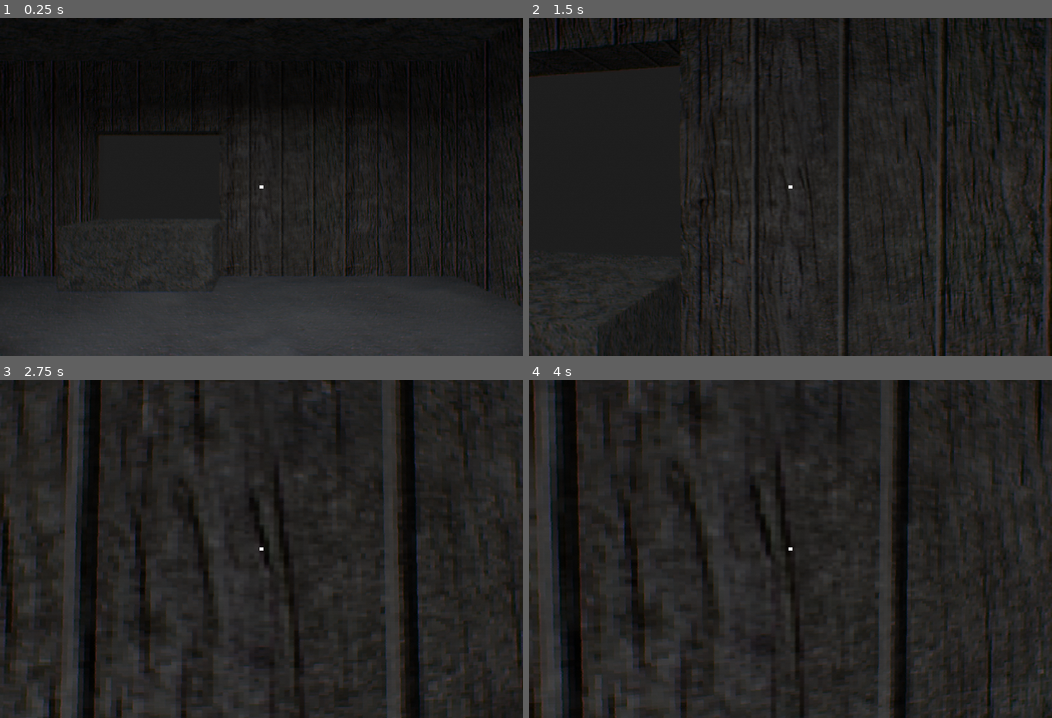
Above: before the commit, frames 1-4 (two rows, left to right).
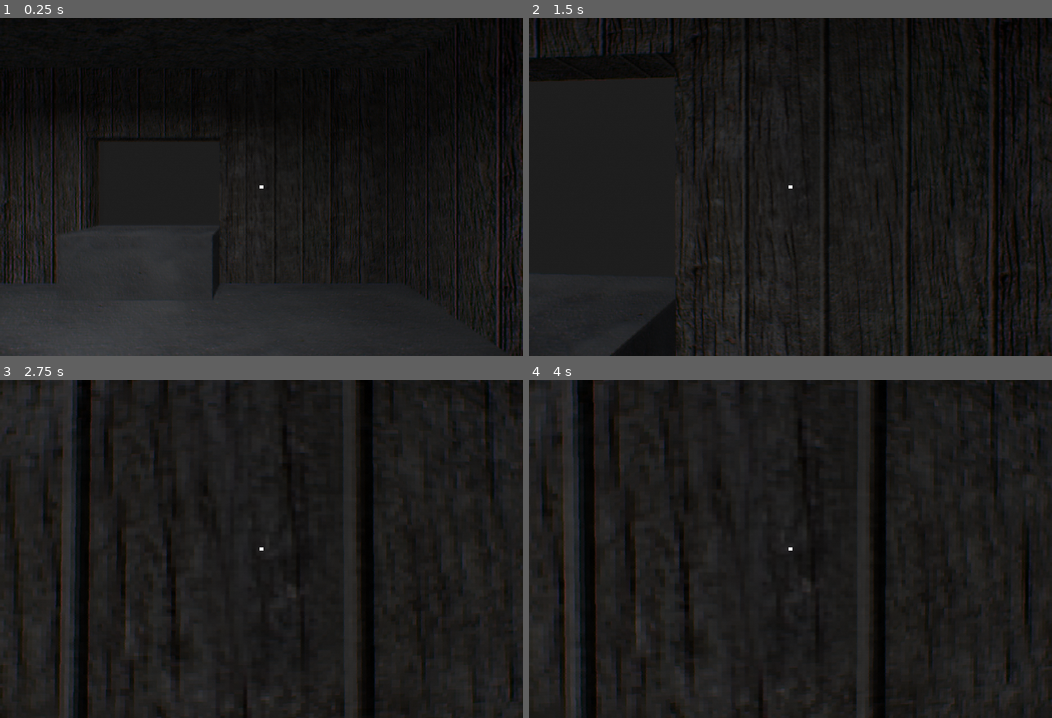
Above: after the commit, the same moments.

Repository: derukaeru/identity
Game: Godot game, scene res://src/scenes/main/main.tscn
Same seed, same stepped clock (60 frames per second), same inputs: the game is played once before the commit and once after it.
Inputs (mouse positions are in pixels of both pictures, inside the frame that each line leads up to):
- Up to frame 1 (0.25 s): no input
- Up to frame 2 (1.5 s): tap Enter at 0.5 s; move the mouse to (816, 187) at 0.52 s; hold W (forward) from 0.53 s (still down); tap Alt at 0.6 s; move the mouse to (764, 187) at 1.27 s; tap Shift at 1.35 s
- Up to frame 3 (2.75 s): keep holding W (forward); move the mouse to (271, 542) at 2.02 s; tap Alt at 2.1 s
- Up to frame 4 (4 s): keep holding W (forward); tap Space at 2.75 s; move the mouse to (785, 555) at 2.77 s; tap Shift at 2.85 s; tap Enter at 3.5 s; move the mouse to (827, 552) at 3.52 s; tap Alt at 3.6 s

The runs differ from the first frame. In frame 1, 7.8% of the frame differs, in the area x 0-100%, y 0-100%; in frame 2, 16%; in frame 3, 17%; in frame 4, 19%.

Commit message:
feat: added door and seperated inspection booth to house

Diff:
--- a/project.godot
+++ b/project.godot
@@ -22,6 +22,10 @@
 Registry="*uid://bwobdfaseiry3"
 SceneChanger="*uid://b5iibn8hh0lk4"
 Util="*uid://dr2t418jktv0w"
+
+[debug]
+
+gdscript/warnings/unused_signal=0
 
 [display]
 
--- a/src/scenes/entities/player.gd
+++ b/src/scenes/entities/player.gd
@@ -7,7 +7,7 @@
 var speed: float = default_speed
 @export var gravity: float = 9.8
 
-var mouse_sensitivity: float = 0.002
+var mouse_sensitivity: float = 0.001
 var can_move: bool = true
 
 var current_interactable: InteractableComponent = null
--- a/src/scenes/entities/player.tscn
+++ b/src/scenes/entities/player.tscn
@@ -3,6 +3,7 @@
 [ext_resource type="Script" uid="uid://bp6njhornue3u" path="res://src/scenes/entities/player.gd" id="1_oidqf"]
 
 [sub_resource type="CapsuleMesh" id="CapsuleMesh_2yfux"]
+height = 2.145
 
 [sub_resource type="CapsuleShape3D" id="CapsuleShape3D_2yfux"]
 
@@ -10,7 +11,7 @@
 script = ExtResource("1_oidqf")
 
 [node name="Camera3D" type="Camera3D" parent="." unique_id=2003043057]
-transform = Transform3D(1, 0, 0, 0, 1, 0, 0, 0, 1, 0, 1.9786937, 0)
+transform = Transform3D(1, 0, 0, 0, 1, 0, 0, 0, 1, 0, 2.1386156, 0)
 
 [node name="RayCast3D" type="RayCast3D" parent="Camera3D" unique_id=1298060264]
 target_position = Vector3(0, 0, -2)
@@ -18,7 +19,7 @@
 collide_with_bodies = false
 
 [node name="MeshInstance3D" type="MeshInstance3D" parent="." unique_id=877058846]
-transform = Transform3D(1, 0, 0, 0, 1, 0, 0, 0, 1, 0, 1, 0)
+transform = Transform3D(1, 0, 0, 0, 1, 0, 0, 0, 1, 0, 1.0721099, 0)
 mesh = SubResource("CapsuleMesh_2yfux")
 
 [node name="CollisionShape3D" type="CollisionShape3D" parent="." unique_id=173642952]
--- a/src/scenes/main/main.tscn
+++ b/src/scenes/main/main.tscn
@@ -1,7 +1,7 @@
 [gd_scene format=3 uid="uid://bapi2aby5ndo"]
 
 [ext_resource type="Script" uid="uid://c1d8lukv7ahaa" path="res://src/scenes/main/main.gd" id="1_hsw67"]
-[ext_resource type="PackedScene" uid="uid://b12gw2hen6oqb" path="res://src/scenes/maps/map.tscn" id="2_45uaa"]
+[ext_resource type="PackedScene" uid="uid://b12gw2hen6oqb" path="res://src/scenes/maps/inspection_booth.tscn" id="2_45uaa"]
 [ext_resource type="PackedScene" uid="uid://c5571amkocx4p" path="res://src/scenes/entities/player.tscn" id="3_vw57g"]
 
 [node name="main" type="Node3D" unique_id=163032758]
--- a/src/scenes/maps/map.tscn
+++ b/src/scenes/maps/inspection_booth.tscn
@@ -1,9 +1,10 @@
 [gd_scene format=3 uid="uid://b12gw2hen6oqb"]
 
-[ext_resource type="Script" uid="uid://dvmo7nqn23o1t" path="res://src/scenes/maps/map.gd" id="1_vqcny"]
+[ext_resource type="Script" uid="uid://dvmo7nqn23o1t" path="res://src/scenes/maps/inspection_booth.gd" id="1_vn5op"]
 [ext_resource type="Texture2D" uid="uid://d2u32cqkhq7qi" path="res://src/assets/sprites/textures/snow 1.png" id="2_vqcny"]
 [ext_resource type="Texture2D" uid="uid://bxty1g2p6e5yk" path="res://src/assets/sprites/textures/planks.png" id="3_61erh"]
 [ext_resource type="Texture2D" uid="uid://dfn1vautd7llp" path="res://src/assets/sprites/textures/stone 1.png" id="3_vwel7"]
+[ext_resource type="PackedScene" uid="uid://c3exg7k1p6mx4" path="res://src/scenes/objects/door.tscn" id="5_2jtgy"]
 
 [sub_resource type="ProceduralSkyMaterial" id="ProceduralSkyMaterial_18i36"]
 sky_horizon_color = Color(0.66224277, 0.6717428, 0.6867428, 1)
@@ -44,12 +45,12 @@
 
 [sub_resource type="StandardMaterial3D" id="StandardMaterial3D_g802v"]
 albedo_texture = ExtResource("3_61erh")
-uv1_scale = Vector3(2.95, 2.95, 2.95)
+uv1_scale = Vector3(2.615, 2.615, 2.615)
 uv1_offset = Vector3(0.05, 0, 0)
 texture_filter = 0
 
 [sub_resource type="BoxMesh" id="BoxMesh_t4a08"]
-size = Vector3(5.392456, 5, 0.4)
+size = Vector3(4.220642, 5, 0.4)
 
 [sub_resource type="StandardMaterial3D" id="StandardMaterial3D_b4x2u"]
 albedo_texture = ExtResource("3_61erh")
@@ -67,10 +68,10 @@
 texture_filter = 0
 
 [sub_resource type="BoxMesh" id="BoxMesh_cx2a6"]
-size = Vector3(3.105542, 1.6, 0.4)
+size = Vector3(3.105542, 1.687207, 0.4)
 
 [sub_resource type="StandardMaterial3D" id="StandardMaterial3D_m521s"]
-albedo_texture = ExtResource("3_vwel7")
+albedo_texture = ExtResource("2_vqcny")
 uv1_scale = Vector3(3.485, 1, 1)
 texture_filter = 0
 
@@ -117,101 +118,105 @@
 size = Vector3(1.6742798, 0.4, 0.4)
 
 [node name="map" type="Node3D" unique_id=307662637]
-script = ExtResource("1_vqcny")
+script = ExtResource("1_vn5op")
 
 [node name="WorldEnvironment" type="WorldEnvironment" parent="." unique_id=1367736121]
 environment = SubResource("Environment_vqcny")
 
-[node name="floor" type="MeshInstance3D" parent="." unique_id=1197963291]
+[node name="floor" type="MeshInstance3D" parent="." unique_id=1668298020]
 transform = Transform3D(1, 0, 0, 0, 1, 0, 0, 0, 1, -0.75704026, 0, -0.8213726)
 material_override = SubResource("StandardMaterial3D_61erh")
 mesh = SubResource("PlaneMesh_t4a08")
 
-[node name="ceiling" type="MeshInstance3D" parent="." unique_id=226273835]
+[node name="ceiling" type="MeshInstance3D" parent="." unique_id=977225580]
 transform = Transform3D(-1, 8.742278e-08, 0, -8.742278e-08, -1, 0, 0, 0, 1, -0.6341686, 4.8876896, -0.8418708)
 material_override = SubResource("StandardMaterial3D_38br4")
 cast_shadow = 2
 mesh = SubResource("PlaneMesh_t4a08")
 
-[node name="collisions" type="StaticBody3D" parent="." unique_id=845952260]
-
-[node name="CollisionShape3D" type="CollisionShape3D" parent="collisions" unique_id=1138911454]
+[node name="collisions" type="StaticBody3D" parent="." unique_id=172140416]
+
+[node name="CollisionShape3D" type="CollisionShape3D" parent="collisions" unique_id=1122514347]
 transform = Transform3D(1, 0, 0, 0, 1, 0, 0, 0, 1, -0.77301025, 0, -0.7668457)
 shape = SubResource("BoxShape3D_2yfux")
 
-[node name="CollisionShape3D2" type="CollisionShape3D" parent="collisions" unique_id=496030789]
+[node name="CollisionShape3D2" type="CollisionShape3D" parent="collisions" unique_id=1409589026]
 transform = Transform3D(1, 0, 0, 0, 1, 0, 0, 0, 1, -0.15002441, 2.207306, -5.61441)
 shape = SubResource("BoxShape3D_la05k")
 debug_color = Color(0, 0, 0, 1)
 
-[node name="CollisionShape3D3" type="CollisionShape3D" parent="collisions" unique_id=737567314]
-transform = Transform3D(1, 0, 0, 0, 1, 0, 0, 0, 1, -0.15002441, 2.207306, 3.9408107)
+[node name="CollisionShape3D3" type="CollisionShape3D" parent="collisions" unique_id=1205074552]
+transform = Transform3D(1, 0, 0, 0, 1, 0, 0, 0, 1, -0.15002441, 2.207306, 2.6693554)
 shape = SubResource("BoxShape3D_la05k")
 debug_color = Color(0, 0, 0, 1)
 
-[node name="CollisionShape3D4" type="CollisionShape3D" parent="collisions" unique_id=871361956]
+[node name="CollisionShape3D4" type="CollisionShape3D" parent="collisions" unique_id=1531158482]
 transform = Transform3D(1, 0, 0, 0, 1, 0, 0, 0, 1, -6.164978, 2.207306, 0.03102827)
 shape = SubResource("BoxShape3D_vqcny")
 debug_color = Color(0, 0, 0, 1)
 
-[node name="CollisionShape3D5" type="CollisionShape3D" parent="collisions" unique_id=2013700501]
-transform = Transform3D(1, 0, 0, 0, 1, 0, 0, 0, 1, 4.5341325, 2.207306, -0.016031265)
+[node name="CollisionShape3D5" type="CollisionShape3D" parent="collisions" unique_id=187470541]
+transform = Transform3D(1, 0, 0, 0, 1, 0, 0, 0, 1, 3.4165058, 2.207306, -0.016031265)
 shape = SubResource("BoxShape3D_vqcny")
 debug_color = Color(0, 0, 0, 1)
 
-[node name="CollisionShape3D6" type="CollisionShape3D" parent="collisions" unique_id=1773617919]
+[node name="CollisionShape3D6" type="CollisionShape3D" parent="collisions" unique_id=1058998085]
 transform = Transform3D(1, 0, 0, 0, 1, 0, 0, 0, 1, -2.4506493, 0.39135742, -4.825271)
 shape = SubResource("BoxShape3D_ifoc3")
 
-[node name="walls" type="Node3D" parent="." unique_id=163948044]
-
-[node name="MeshInstance3D2" type="MeshInstance3D" parent="walls" unique_id=921877239]
-transform = Transform3D(1, 0, 0, 0, 1, 0, 0, 0, 1, 1.7471926, 2.5, -5.1968966)
+[node name="walls" type="Node3D" parent="." unique_id=1322943635]
+
+[node name="MeshInstance3D2" type="MeshInstance3D" parent="walls" unique_id=852706806]
+transform = Transform3D(1, 0, 0, 0, 1, 0, 0, 0, 1, 1.1612856, 2.5, -5.1968966)
 material_override = SubResource("StandardMaterial3D_g802v")
 cast_shadow = 2
 mesh = SubResource("BoxMesh_t4a08")
 
-[node name="MeshInstance3D6" type="MeshInstance3D" parent="walls" unique_id=1688669633]
+[node name="MeshInstance3D6" type="MeshInstance3D" parent="walls" unique_id=1350182107]
 transform = Transform3D(1, 0, 0, 0, 1, 0, 0, 0, 1, -5.0300384, 2.5, -5.193011)
 material_override = SubResource("StandardMaterial3D_b4x2u")
 cast_shadow = 2
 mesh = SubResource("BoxMesh_ifoc3")
 
-[node name="MeshInstance3D7" type="MeshInstance3D" parent="walls" unique_id=1655629365]
-transform = Transform3D(1, 0, 0, 0, 1, 0, 0, 0, 1, -2.495465, 4.1028566, -5.199508)
+[node name="MeshInstance3D7" type="MeshInstance3D" parent="walls" unique_id=494203393]
+transform = Transform3D(1, 0, 0, 0, 1, 0, 0, 0, 1, -2.495465, 4.14646, -5.199508)
 material_override = SubResource("StandardMaterial3D_4vxui")
 cast_shadow = 2
 mesh = SubResource("BoxMesh_cx2a6")
 
-[node name="MeshInstance3D8" type="MeshInstance3D" parent="walls" unique_id=42894026]
+[node name="MeshInstance3D8" type="MeshInstance3D" parent="walls" unique_id=1318046428]
 transform = Transform3D(1, 0, 0, 0, 1, 0, 0, 0, 1, -2.4584394, 0.50057507, -4.8261027)
 material_override = SubResource("StandardMaterial3D_m521s")
 cast_shadow = 2
 mesh = SubResource("BoxMesh_la05k")
 
-[node name="MeshInstance3D3" type="MeshInstance3D" parent="walls" unique_id=1825356835]
-transform = Transform3D(-1, 0, -8.742278e-08, 0, 1, 0, 8.742278e-08, 0, -1, -0.87303686, 2.5, 3.33396)
+[node name="MeshInstance3D3" type="MeshInstance3D" parent="walls" unique_id=1207000334]
+transform = Transform3D(-1, 0, -8.742278e-08, 0, 1, 0, 8.742278e-08, 0, -1, -0.87303686, 2.5, 2.0547442)
 material_override = SubResource("StandardMaterial3D_vwel7")
 cast_shadow = 2
 mesh = SubResource("PlaneMesh_18i36")
 
-[node name="MeshInstance3D4" type="MeshInstance3D" parent="walls" unique_id=1889193619]
-transform = Transform3D(1.3113416e-07, 0, -1, 0, 1, 0, 1, 0, 1.3113416e-07, 4.4027295, 2.5, -0.76057696)
+[node name="MeshInstance3D4" type="MeshInstance3D" parent="walls" unique_id=1176987758]
+transform = Transform3D(1.3113416e-07, 0, -1, 0, 1, 0, 1, 0, 1.3113416e-07, 3.2379503, 2.5, -0.76057696)
 material_override = SubResource("StandardMaterial3D_2jtgy")
 cast_shadow = 2
 mesh = SubResource("PlaneMesh_7ha7p")
 
-[node name="MeshInstance3D5" type="MeshInstance3D" parent="walls" unique_id=557621112]
+[node name="MeshInstance3D5" type="MeshInstance3D" parent="walls" unique_id=1019521334]
 transform = Transform3D(-2.1855693e-07, 0, 1, 0, 1, 0, -1, 0, -2.1855693e-07, -6, 2.5, -0.9484955)
 material_override = SubResource("StandardMaterial3D_fef0c")
 cast_shadow = 2
 mesh = SubResource("PlaneMesh_vqcny")
 
-[node name="SpotLight3D" type="SpotLight3D" parent="." unique_id=794631903]
-transform = Transform3D(1, 0, 0, 0, -4.371139e-08, 1, 0, -1, -4.371139e-08, 0, 4.793444, 0)
+[node name="SpotLight3D" type="SpotLight3D" parent="." unique_id=1936480614]
+transform = Transform3D(1, 0, 0, 0, -4.371139e-08, 1, 0, -1, -4.371139e-08, -2.9462442, 4.793444, 0)
 spot_range = 12.97767
 spot_angle = 80.51251
 
-[node name="MeshInstance3D" type="MeshInstance3D" parent="." unique_id=1725744733]
-transform = Transform3D(1, 0, 0, 0, 1, 0, 0, 0, 1, -0.032330275, 4.9650903, 0)
+[node name="MeshInstance3D" type="MeshInstance3D" parent="." unique_id=687781895]
+transform = Transform3D(1, 0, 0, 0, 1, 0, 0, 0, 1, -2.9785745, 4.9650903, 0)
 mesh = SubResource("BoxMesh_2yfux")
+
+[node name="door" parent="." unique_id=500602545 instance=ExtResource("5_2jtgy")]
+transform = Transform3D(-4.371139e-08, 0, -1, 0, 1, 0, 1, 0, -4.371139e-08, 1.572986, 0, 2.1342854)
+move_to = "house"
--- a/src/scenes/menu/pause_screen.tscn
+++ b/src/scenes/menu/pause_screen.tscn
@@ -1,6 +1,14 @@
 [gd_scene format=3 uid="uid://7jemke30bxqq"]
 
 [ext_resource type="Script" uid="uid://birr0kgvvxe76" path="res://src/scenes/menu/pause_screen.gd" id="1_s4fn5"]
+
+[sub_resource type="StyleBoxEmpty" id="StyleBoxEmpty_nmiht"]
+
+[sub_resource type="StyleBoxEmpty" id="StyleBoxEmpty_w6qdq"]
+
+[sub_resource type="StyleBoxEmpty" id="StyleBoxEmpty_j37yw"]
+
+[sub_resource type="StyleBoxEmpty" id="StyleBoxEmpty_mohlp"]
 
 [sub_resource type="LabelSettings" id="LabelSettings_2yfux"]
 font_size = 64
@@ -41,19 +49,37 @@
 [node name="resume" type="Button" parent="VBoxContainer" unique_id=1698791073]
 layout_mode = 2
 size_flags_vertical = 3
+theme_override_colors/font_pressed_color = Color(0.58, 0, 0.145, 1)
+theme_override_colors/font_hover_color = Color(0.9716428, 0.26034358, 0.35583884, 1)
 theme_override_font_sizes/font_size = 24
+theme_override_styles/normal = SubResource("StyleBoxEmpty_nmiht")
+theme_override_styles/pressed = SubResource("StyleBoxEmpty_w6qdq")
+theme_override_styles/hover = SubResource("StyleBoxEmpty_j37yw")
+theme_override_styles/focus = SubResource("StyleBoxEmpty_mohlp")
 text = "resume"
 
 [node name="settings" type="Button" parent="VBoxContainer" unique_id=640017073]
 layout_mode = 2
 size_flags_vertical = 3
+theme_override_colors/font_pressed_color = Color(0.58, 0, 0.145, 1)
+theme_override_colors/font_hover_color = Color(0.9716428, 0.26034358, 0.35583884, 1)
 theme_override_font_sizes/font_size = 24
+theme_override_styles/normal = SubResource("StyleBoxEmpty_nmiht")
+theme_override_styles/pressed = SubResource("StyleBoxEmpty_w6qdq")
+theme_override_styles/hover = SubResource("StyleBoxEmpty_j37yw")
+theme_override_styles/focus = SubResource("StyleBoxEmpty_mohlp")
 text = "settings"
 
 [node name="exit" type="Button" parent="VBoxContainer" unique_id=1152742921]
 layout_mode = 2
 size_flags_vertical = 3
+theme_override_colors/font_pressed_color = Color(0.58, 0, 0.145, 1)
+theme_override_colors/font_hover_color = Color(0.9716428, 0.26034358, 0.35583884, 1)
 theme_override_font_sizes/font_size = 24
+theme_override_styles/normal = SubResource("StyleBoxEmpty_nmiht")
+theme_override_styles/pressed = SubResource("StyleBoxEmpty_w6qdq")
+theme_override_styles/hover = SubResource("StyleBoxEmpty_j37yw")
+theme_override_styles/focus = SubResource("StyleBoxEmpty_mohlp")
 text = "exit"
 
 [node name="paused" type="Label" parent="." unique_id=781683564]
--- a/src/scenes/menu/title_screen.tscn
+++ b/src/scenes/menu/title_screen.tscn
@@ -16,6 +16,8 @@
 anchors_preset = 15
 anchor_right = 1.0
 anchor_bottom = 1.0
+offset_top = 1.0
+offset_bottom = 1.0
 grow_horizontal = 2
 grow_vertical = 2
 color = Color(0, 0, 0, 1)
--- /dev/null
+++ b/src/scenes/objects/door.gd
@@ -0,0 +1,12 @@
+extends Area3D
+
+@export var move_to: String = ""
+
+func _on_input_event(_c: Node, event: InputEvent, _ep: Vector3, _n: Vector3, _sid: int) -> void:
+	if event is InputEventMouseButton:
+		if event.button_index == MOUSE_BUTTON_MASK_RIGHT and not event.is_echo() and event.is_pressed():
+			move()
+
+func move() -> void:
+	if move_to.is_empty(): return
+	SceneChanger.change_scene(move_to)
--- /dev/null
+++ b/src/scenes/objects/door.tscn
@@ -0,0 +1,17 @@
+[gd_scene format=3 uid="uid://c3exg7k1p6mx4"]
+
+[ext_resource type="Script" uid="uid://bw4c30dr1jmw4" path="res://src/scenes/objects/door.gd" id="1_43r5e"]
+
+[sub_resource type="BoxMesh" id="BoxMesh_2yfux"]
+size = Vector3(0.2, 3.4, 2)
+
+[node name="door" type="Area3D" unique_id=500602545]
+script = ExtResource("1_43r5e")
+
+[node name="CollisionShape3D" type="CollisionShape3D" parent="." unique_id=226626331]
+
+[node name="MeshInstance3D" type="MeshInstance3D" parent="." unique_id=1312328247]
+transform = Transform3D(1, 0, 0, 0, 1, 0, 0, 0, 1, 0, 1.6881427, 0)
+mesh = SubResource("BoxMesh_2yfux")
+
+[connection signal="input_event" from="." to="." method="_on_input_event"]
--- a/src/scripts/autoloads/event_manager.gd
+++ b/src/scripts/autoloads/event_manager.gd
@@ -11,3 +11,6 @@
 
 signal open_pause
 signal close_pause
+
+signal stop_player
+signal move_player
--- a/src/scripts/autoloads/registry.gd
+++ b/src/scripts/autoloads/registry.gd
@@ -1,7 +1,7 @@
 extends Node
 
 var UID: Dictionary = {
-	"loading_screen": "uid://dur6kgxaelwly",
+	"loading_screen": "uid://tetiuyj7kfoe",
 	"title_screen": "uid://dix67ojrdr6ht",
 	"ui": "uid://bbqyp71opgnoi"
 }
--- a/src/scripts/autoloads/scene_changer.gd
+++ b/src/scripts/autoloads/scene_changer.gd
@@ -30,7 +30,7 @@
 	if state == OK:
 		set_process(true)
 
-func _process(_delta) -> void:
+func _process(_delta: float) -> void:
 	var load_status = ResourceLoader.load_threaded_get_status(scene_path, progress)
 	progress_changed.emit(progress[0])
 	match load_status:
Renamed: src/scenes/maps/map.gd -> src/scenes/maps/inspection_booth.gd
Renamed: src/scenes/maps/map.gd.uid -> src/scenes/maps/inspection_booth.gd.uid
Not shown, added: src/scenes/objects/door.gd.uid
